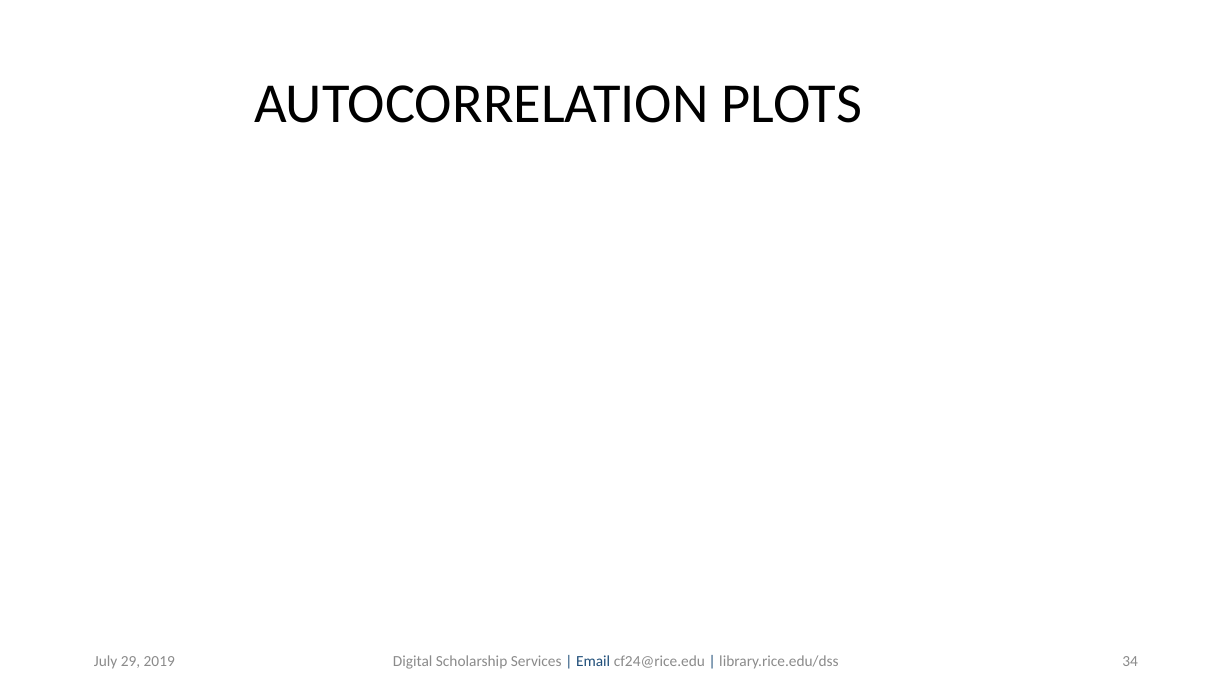
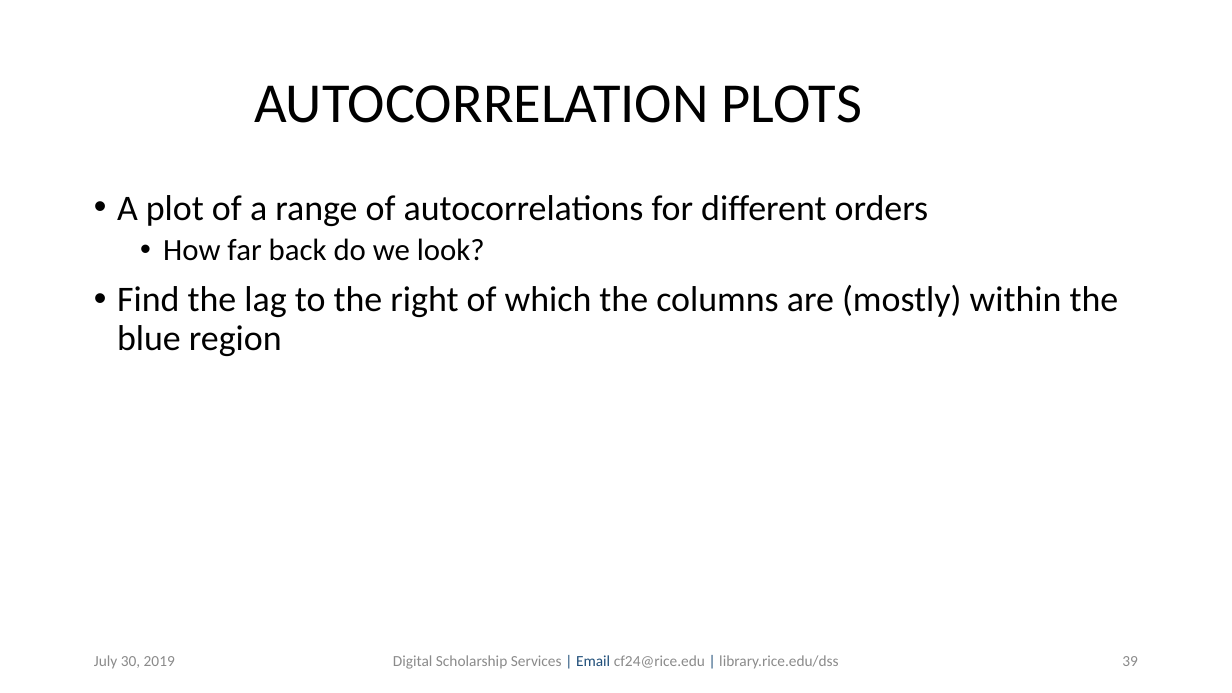
Before and after one commit to bakitybacon/rice-data-and-donuts, a slide deck: slide 39 of tsa/Introduction to Time Series Analysis.pptx (slide 34 before the commit). Drawn at 1232x693 pixels with LibreOffice and Linux fonts; fonts in the diff are those of the drawing; background and template pictures are left out. Boxes give left, top, right and bottom in pixels: in the first picture for what was removed or moved away, otherwise in the second. Text is boxed around its words. In the diff, an @@ line names an element or a change of style, - is before the commit and + after.

```diff
--- a/tsa/Introduction to Time Series Analysis.pptx
+++ b/tsa/Introduction to Time Series Analysis.pptx
@@ text added at (117, 195, 1119, 356), 28 pt, text #000000 @@
+• A plot of a range of autocorrelations for different orders
+  • How far back do we look?
+• Find the lag to the right of which the columns are (mostly) within the blue region
@@ text at (94, 655, 175, 669): text changed @@
-July 29, 2019
+July 30, 2019
@@ page number at (1122, 656, 1138, 666): text changed @@
-34
+39
```
Also in this commit, not shown: 39 other slides changed, 9 slides added.
